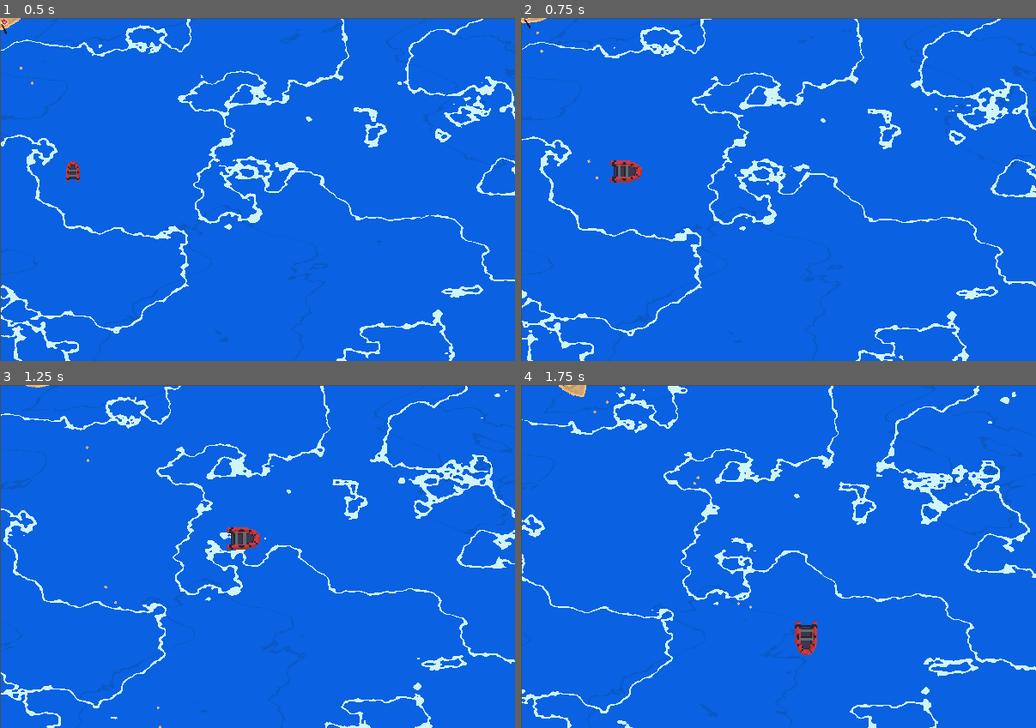
Above: before the commit, frames 1-4 (two rows, left to right).
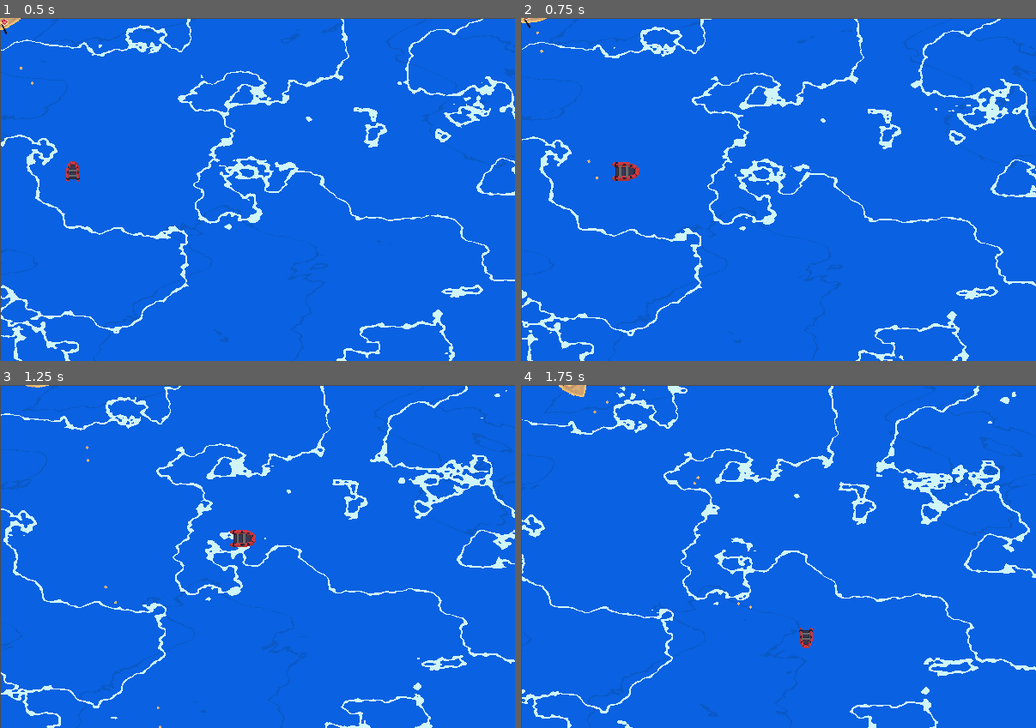
Above: after the commit, the same moments.

Repository: andr462c/Pirates
Game: Godot game, scene res://frank_test_scene.tscn
The game is run twice, just before and just after one commit, with the same random seed, the same clock (stepped at 60 frames per second) and the same inputs. The project has no main scene, so this scene is started directly.
Inputs:
- Up to frame 1 (0.5 s): no input
- Up to frame 2 (0.75 s): hold Right (ui_right) from 0.53 s (still down); tap Space (key_jump) at 0.6 s
- Up to frame 3 (1.25 s): keep holding Right (ui_right); tap Space (key_jump) at 0.77, 1.07 s
- Up to frame 4 (1.75 s): release Right (ui_right) at 1.28 s; hold Down (ui_down) from 1.28 s (still down); tap Space (key_jump) at 1.35, 1.52 s

Frame 1 is identical in both runs. In frame 2, 0.2% of the frame differs, in the area x 17-24%, y 41-48%; in frame 3, 0.3%; in frame 4, 0.3%, in the area x 53-58%, y 68-79%.

Commit message:
jump update

Diff:
--- /dev/null
+++ b/andreas_scene.tscn
@@ -0,0 +1,16 @@
+[gd_scene load_steps=3 format=3 uid="uid://blv2p86dy2t5l"]
+
+[ext_resource type="PackedScene" uid="uid://b7y3wycwnie7d" path="res://objects/playerboat.tscn" id="1_7ukj7"]
+[ext_resource type="PackedScene" uid="uid://qkj8cirhlbuu" path="res://objects/obstacles/container.tscn" id="2_xlktq"]
+
+[node name="AndreasScene" type="Node2D"]
+
+[node name="Playerboat" parent="." instance=ExtResource("1_7ukj7")]
+z_index = 5
+position = Vector2(102, 125)
+
+[node name="Container" parent="." instance=ExtResource("2_xlktq")]
+position = Vector2(240, 162)
+
+[node name="Container2" parent="." instance=ExtResource("2_xlktq")]
+position = Vector2(165, 254)
--- a/objects/playerboat.gd
+++ b/objects/playerboat.gd
@@ -20,7 +20,6 @@
 # Called when the node enters the scene tree for the first time.
 func _ready():
 	sprite = $Sprite2D
-	colshape = $CollisionShape2D
 	gravity_scale = 0
 	weapons.append($Ak47)
 	#weapons.append($Shotgun)
@@ -66,15 +65,17 @@
 	if Input.is_action_just_pressed("key_jump") and not jumping:
 		jumping = true
 		z_speed = 0.1
-		colshape.disabled = true
+		set_collision_layer_value(1,false)
+		set_collision_mask_value(1,false)
 
 	if jumping:
 		z += z_speed
-		z_speed -= delta*0.5
+		z_speed -= delta
 		if z < 0:
 			z = 0
 			jumping = false
-			colshape.disabled = false
+			set_collision_layer_value(1, true)
+			set_collision_mask_value(1, true)
 		sprite.scale = Vector2(1+z,1+z)
 
 	if should_shoot:
--- a/objects/playerboat.tscn
+++ b/objects/playerboat.tscn
@@ -8,12 +8,13 @@
 radius = 8.51469
 
 [node name="Playerboat" type="RigidBody2D"]
+collision_layer = 5
 mass = 150.0
 gravity_scale = 0.0
 linear_damp = 10.0
 script = ExtResource("1_nphoy")
 
-[node name="CollisionShape2D" type="CollisionShape2D" parent="."]
+[node name="CollisionShapeWater" type="CollisionShape2D" parent="."]
 shape = SubResource("CircleShape2D_qgfhq")
 
 [node name="Sprite2D" type="Sprite2D" parent="."]
--- a/project.godot
+++ b/project.godot
@@ -66,7 +66,9 @@
 
 [layer_names]
 
+2d_physics/layer_1="water"
 2d_physics/layer_2="bulletlayer"
+2d_physics/layer_3="overwater"
 
 [physics]
 
